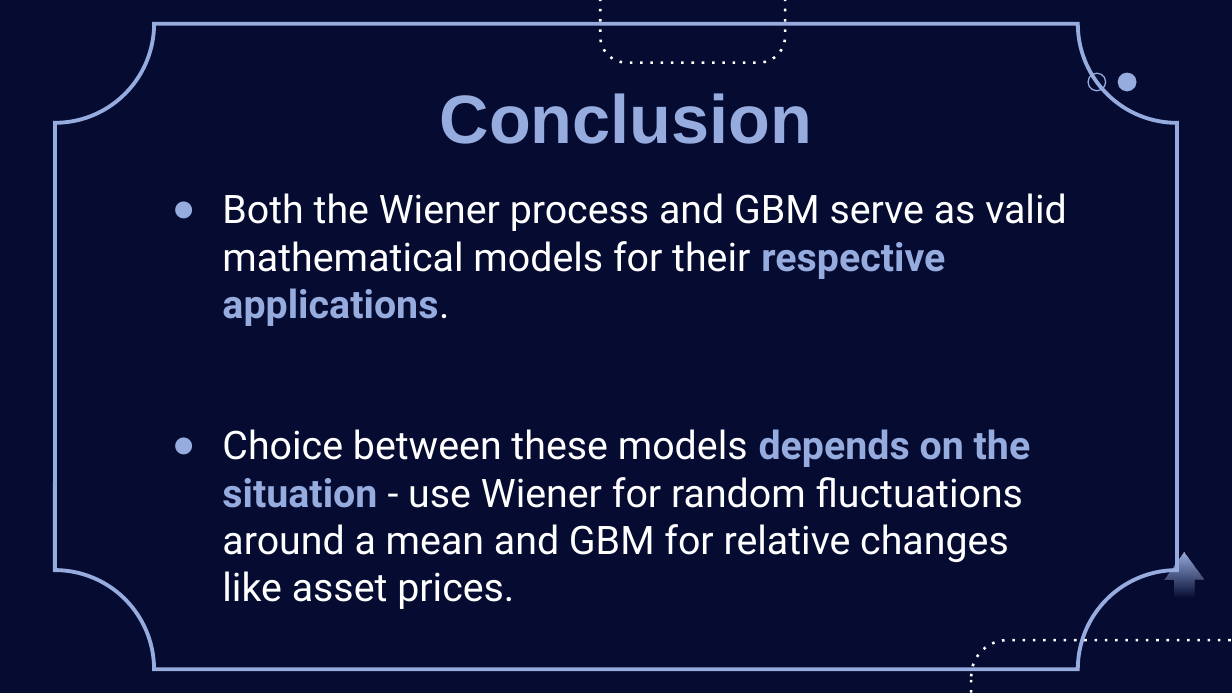
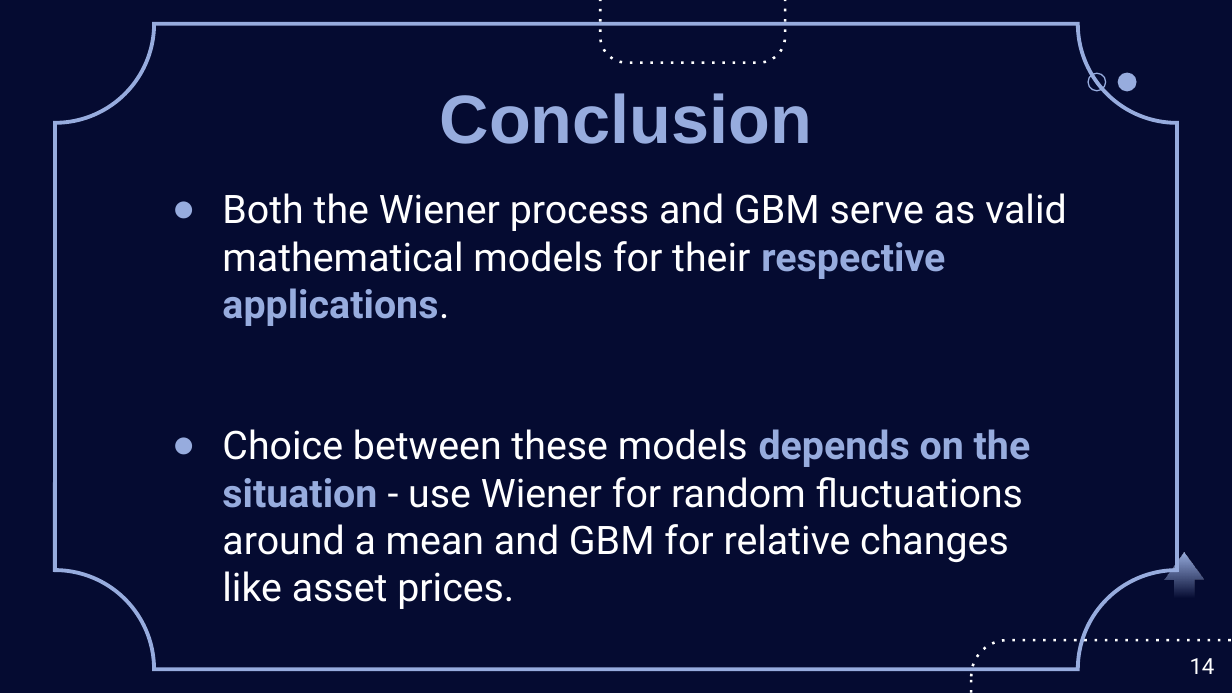
Before and after one commit to EnzoHaegel/FinancialComputing, a slide deck: slide 14 of 710882199 - Enzo Haegel - Financial Computing.pptx. Drawn at 1232x693 pixels with LibreOffice and Linux fonts; fonts in the diff are those of the drawing. Boxes give left, top, right and bottom in pixels: in the first picture for what was removed or moved away, otherwise in the second. Text is boxed around its words. In the diff, an @@ line names an element or a change of style, - is before the commit and + after.

```diff
--- a/710882199 - Enzo Haegel - Financial Computing.pptx
+++ b/710882199 - Enzo Haegel - Financial Computing.pptx
@@ page number added at [1190, 658, 1215, 674], 13 pt, text #FFFFFF @@
+14
```
Also in this commit, not shown: 14 other slides changed.
